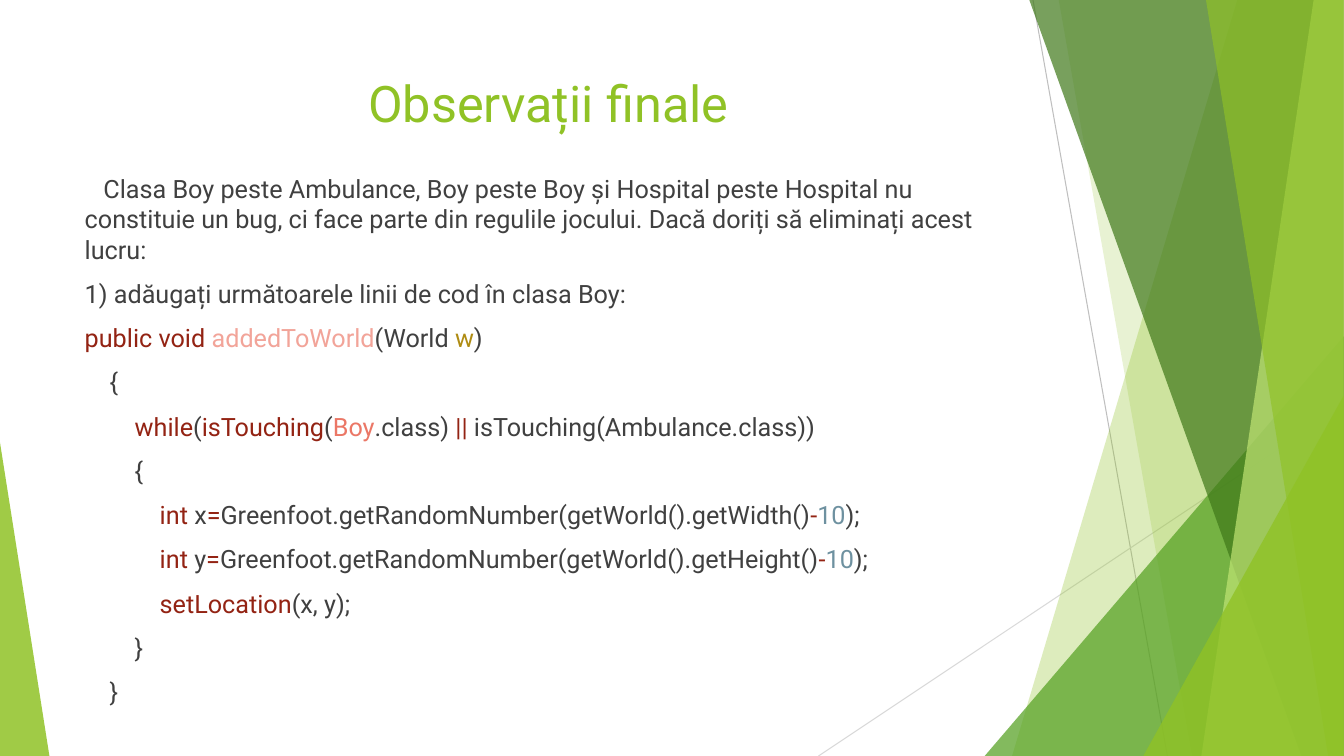
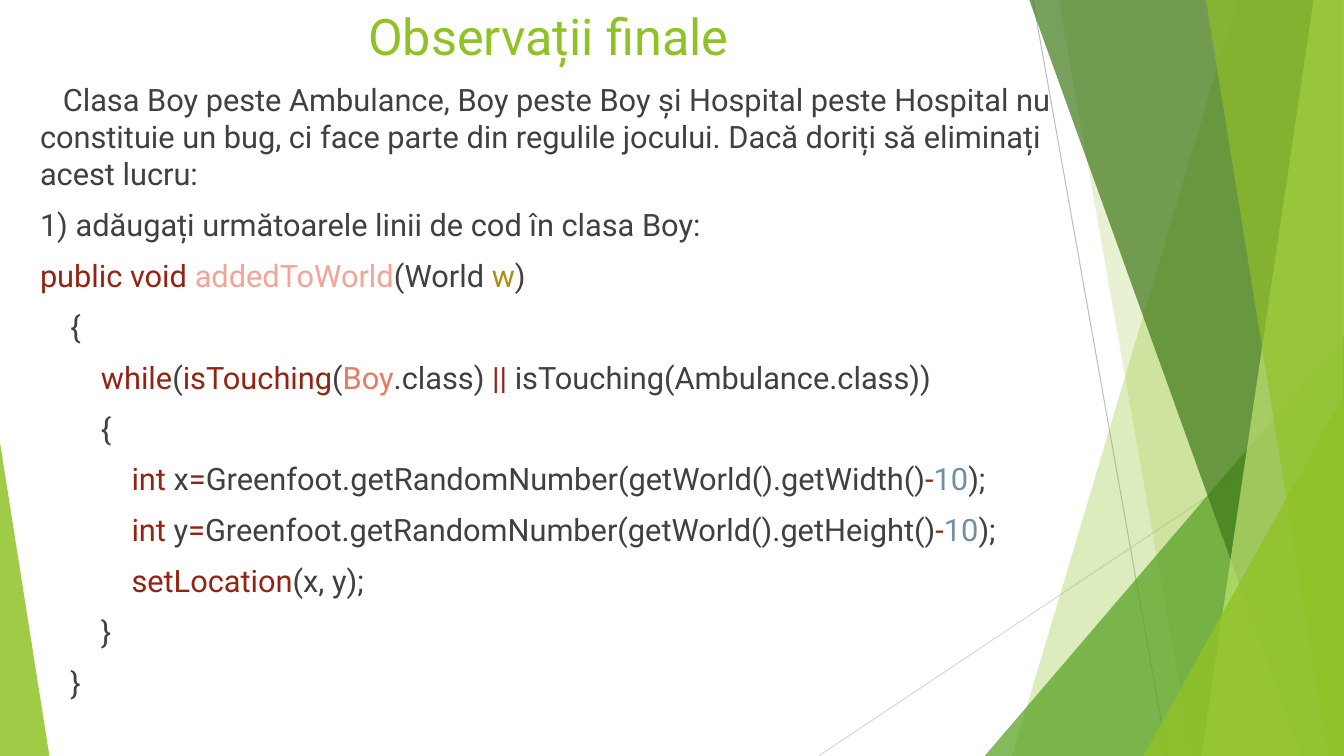
Before and after one commit to minealex2244/Fasty, a slide deck: slide 7 of Fasty.pptx. Drawn at 1344x756 pixels with LibreOffice and Linux fonts; fonts in the diff are those of the drawing. Boxes give left, top, right and bottom in pixels: in the first picture for what was removed or moved away, otherwise in the second. Text is boxed around its words. In the diff, an @@ line names an element or a change of style, - is before the commit and + after.

```diff
--- a/Fasty.pptx
+++ b/Fasty.pptx
@@ title "Observații finale": place and size @@
-title "Observații finale" at <box>368,83,728,134</box>
+title "Observații finale" at <box>368,16,728,67</box>
@@ text "Clasa Boy peste Ambulance, Boy ...": place and size @@
-text "Clasa Boy peste Ambulance, Boy ..." at <box>85,179,972,619</box>
+text "Clasa Boy peste Ambulance, Boy ..." at <box>40,83,1050,599</box>
@@ text "Clasa Boy peste Ambulance, Boy ..." at <box>40,83,1050,599</box>: size 18 to 22 pt @@
```
Also in this commit, not shown: 7 other slides changed.
